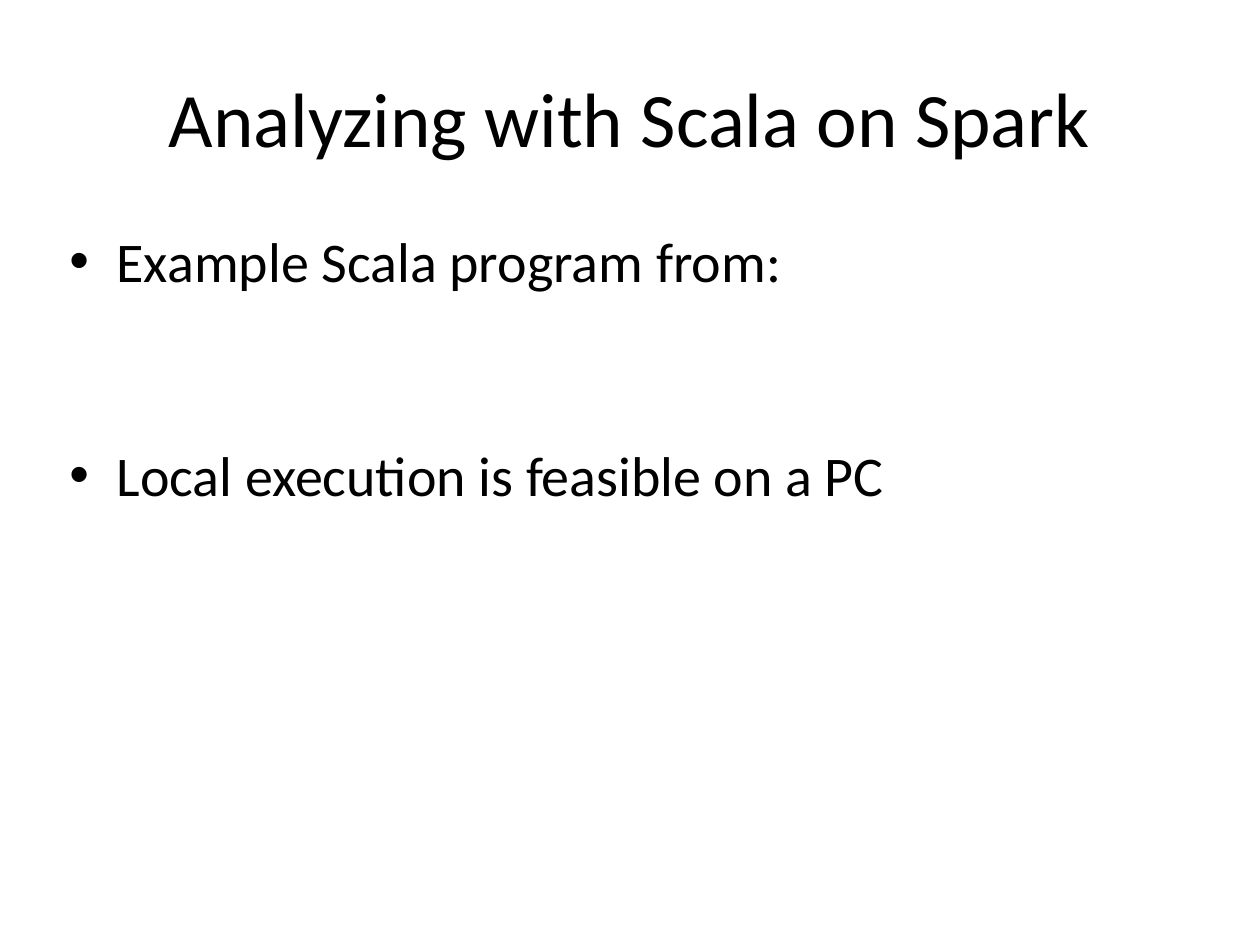
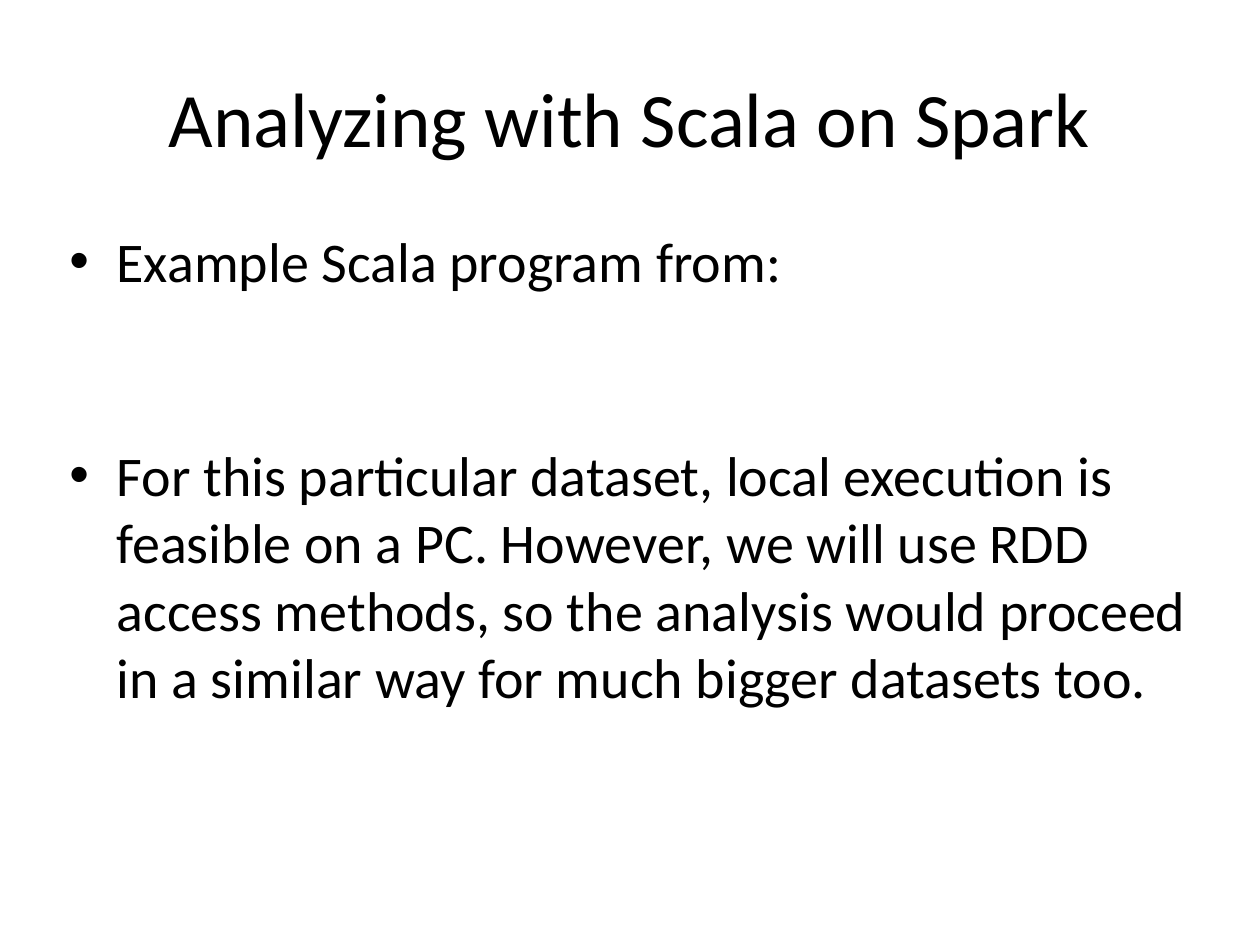
Before and after one commit to kic-markon/ITU_MSc_AM4, a slide deck: slide 6 of powerpoints/ITU Academy Slides AM4-12.pptx (slide 5 before the commit). Drawn at 1260x945 pixels with LibreOffice and Linux fonts; fonts in the diff are those of the drawing; background and template pictures are left out. Boxes give left, top, right and bottom in pixels: in the first picture for what was removed or moved away, otherwise in the second. Text is boxed around its words. In the diff, an @@ line names an element or a change of style, - is before the commit and + after.

```diff
--- a/powerpoints/ITU Academy Slides AM4-12.pptx
+++ b/powerpoints/ITU Academy Slides AM4-12.pptx
@@ text at bbox=[117, 457, 1185, 708]: text changed @@
-• Local execution is feasible on a PC
+• For this particular dataset, local execution is feasible on a PC. However, we will use RDD access methods, so the analysis would proceed in a similar way for much bigger datasets too.
```
Also in this commit, not shown: 5 other slides changed, 2 slides added, 5 other files.
